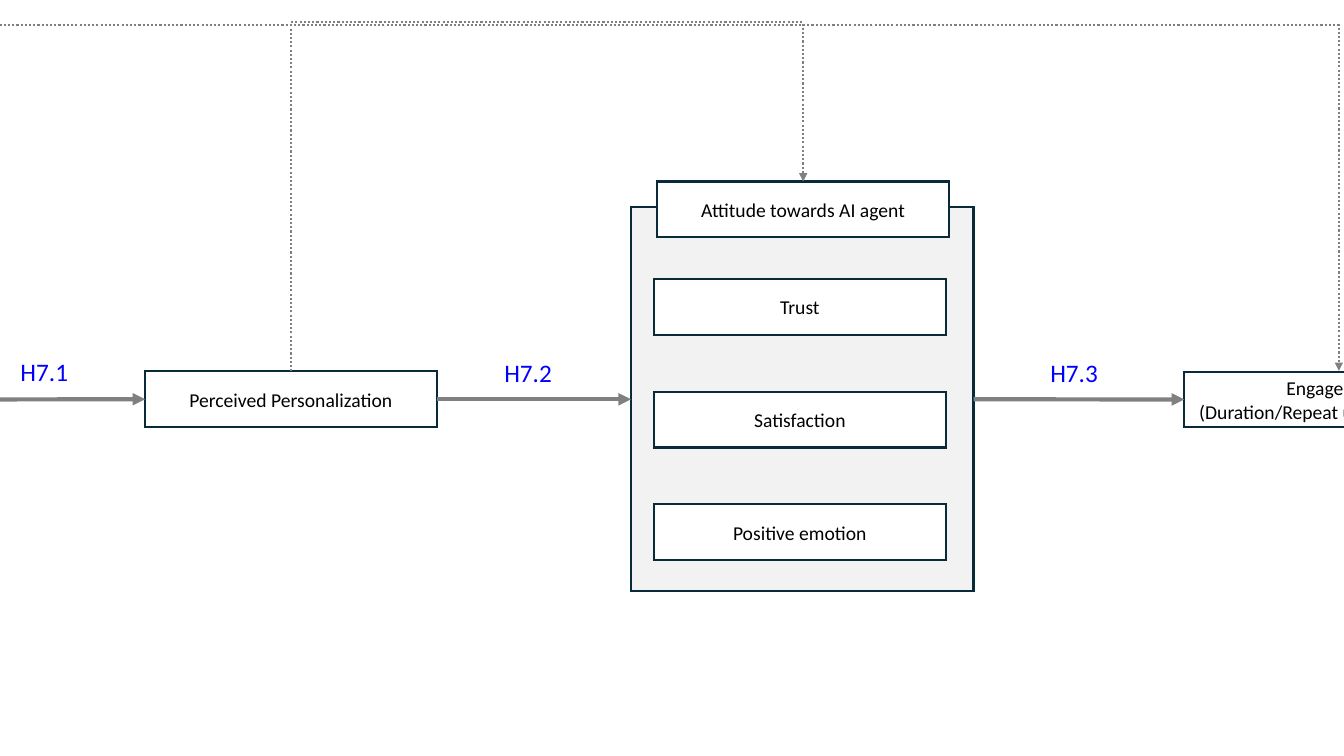
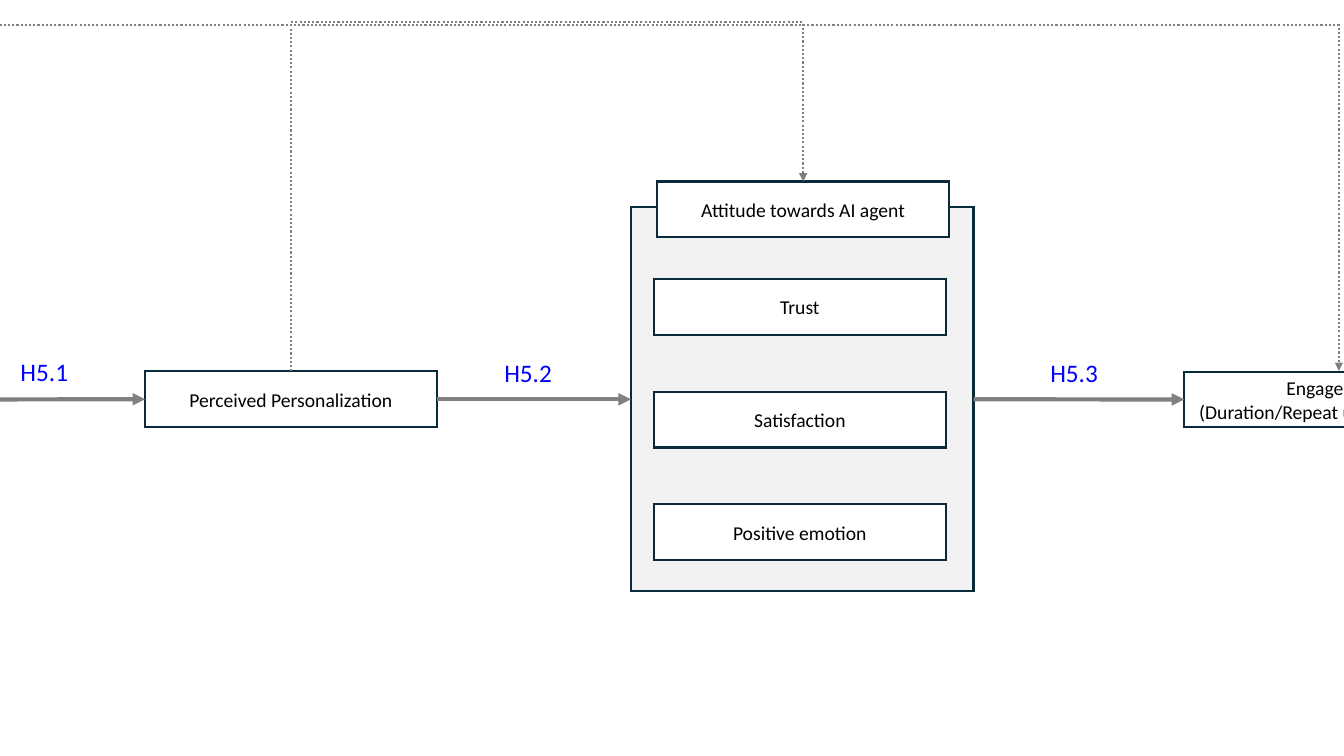
Before and after one commit to suharar/master_thesis, a slide deck: slide 3 of common_materials/framework.pptx. Drawn at 1344x756 pixels with LibreOffice and Linux fonts; fonts in the diff are those of the drawing. Boxes give left, top, right and bottom in pixels: in the first picture for what was removed or moved away, otherwise in the second. Text is boxed around its words. In the diff, an @@ line names an element or a change of style, - is before the commit and + after.

```diff
--- a/common_materials/framework.pptx
+++ b/common_materials/framework.pptx
@@ text at box(20, 364, 68, 381): text changed @@
-H7.1
+H5.1
@@ text at box(504, 365, 552, 382): text changed @@
-H7.2
+H5.2
@@ text at box(1050, 365, 1098, 382): text changed @@
-H7.3
+H5.3
```
Also in this commit, not shown: 22 other files.
